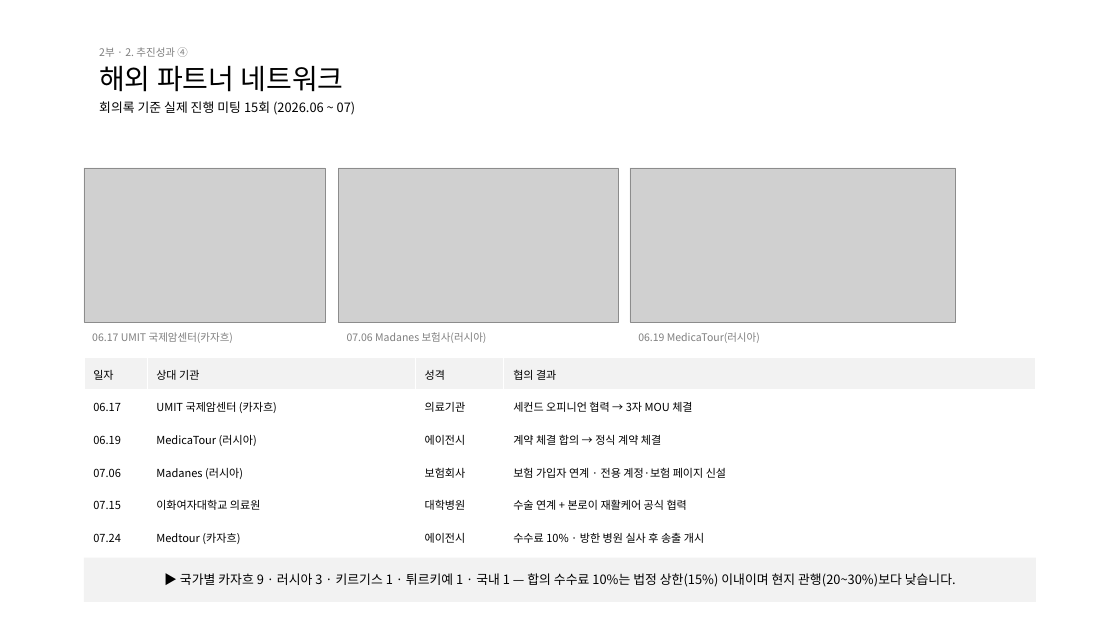
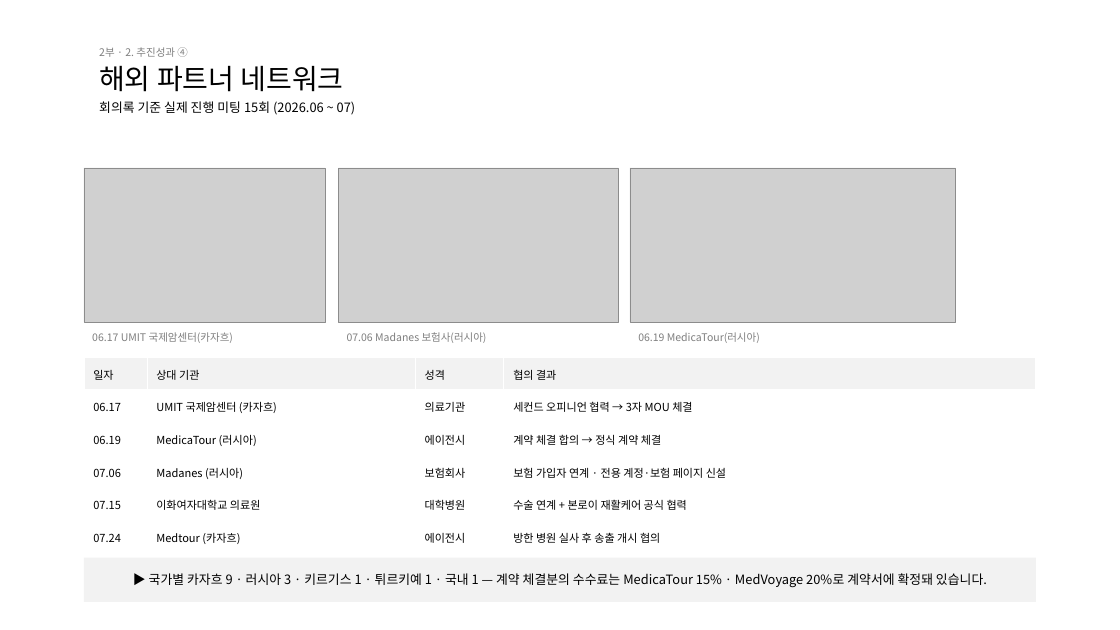
Before and after one commit to bonroi2296-tech/HEALO_KHIDI, a slide deck: slide 13 of docs/presentations/KHIDI_중간보고_20260827.pptx. Drawn at 1120x630 pixels with LibreOffice and Linux fonts; fonts in the diff are those of the drawing; grey boxes stand for pictures. Boxes give left, top, right and bottom in pixels: in the first picture for what was removed or moved away, otherwise in the second. Text is boxed around its words. In the diff, an @@ line names an element or a change of style, - is before the commit and + after.

```diff
--- a/docs/presentations/KHIDI_중간보고_20260827.pptx
+++ b/docs/presentations/KHIDI_중간보고_20260827.pptx
@@ table at box(84, 357, 1036, 553) @@
-row 6, column 4: 수수료 10% · 방한 병원 실사 후 송출 개시
+row 6, column 4: 방한 병원 실사 후 송출 개시 협의
@@ text at box(149, 573, 987, 588): text changed @@
-▶ 국가별 카자흐 9 · 러시아 3 · 키르기스 1 · 튀르키예 1 · 국내 1 — 합의 수수료 10%는 법정 상한(15%) 이내이며 현지 관행(20~30%)보다 낮습니다.
+▶ 국가별 카자흐 9 · 러시아 3 · 키르기스 1 · 튀르키예 1 · 국내 1 — 계약 체결분의 수수료는 MedicaTour 15% · MedVoyage 20%로 계약서에 확정돼 있습니다.
```
Also in this commit, not shown: 3 other slides changed, 13 other files.
